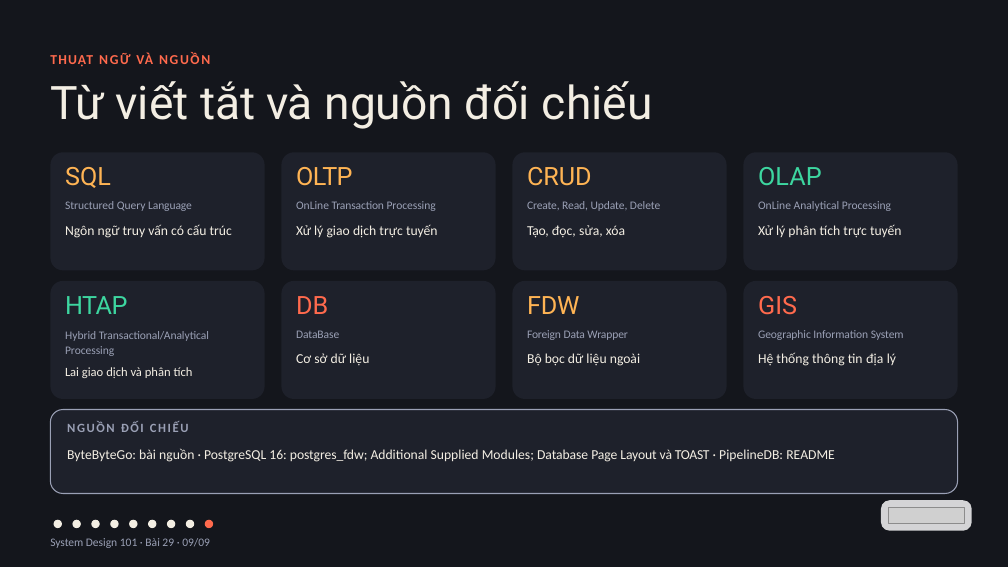
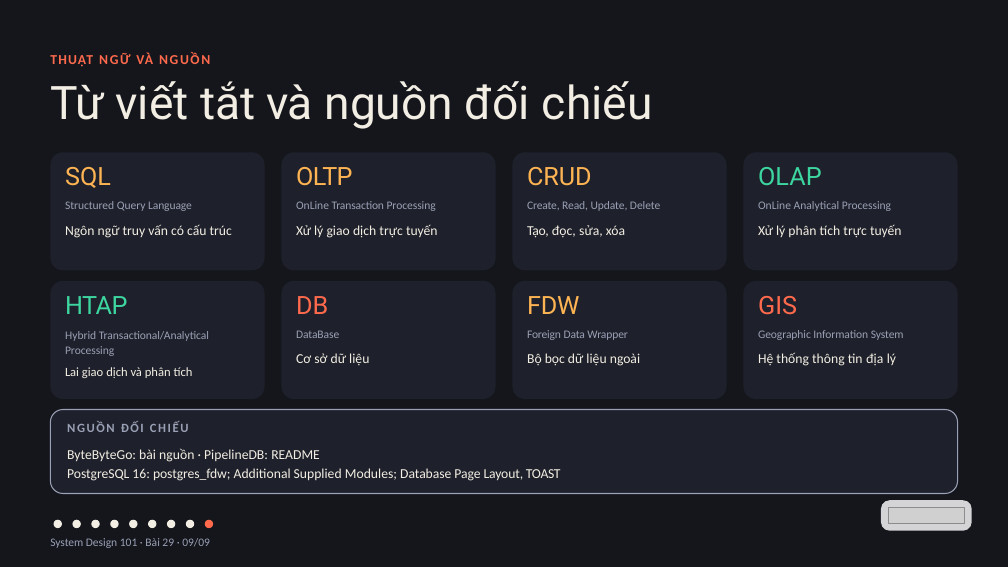
Before and after one commit to vohoailinh90/tool-marketing-studio, a slide deck: slide 9 of system-design-101/vi/lessons/sd-04-029/slides/sd-04-029.pptx. Drawn at 1008x567 pixels with LibreOffice and Linux fonts; fonts in the diff are those of the drawing; grey boxes stand for pictures. Boxes give left, top, right and bottom in pixels: in the first picture for what was removed or moved away, otherwise in the second. Text is boxed around its words. In the diff, an @@ line names an element or a change of style, - is before the commit and + after.

```diff
--- a/system-design-101/vi/lessons/sd-04-029/slides/sd-04-029.pptx
+++ b/system-design-101/vi/lessons/sd-04-029/slides/sd-04-029.pptx
@@ text at (67,448,561,481): text changed @@
-ByteByteGo: bài nguồn · PostgreSQL 16: postgres_fdw; Additional Supplied Modules; Database Page Layout và TOAST · PipelineDB: README
+ByteByteGo: bài nguồn · PipelineDB: README
+PostgreSQL 16: postgres_fdw; Additional Supplied Modules; Database Page Layout, TOAST
```
Also in this commit, not shown: 5 other slides changed, 4 other files.
